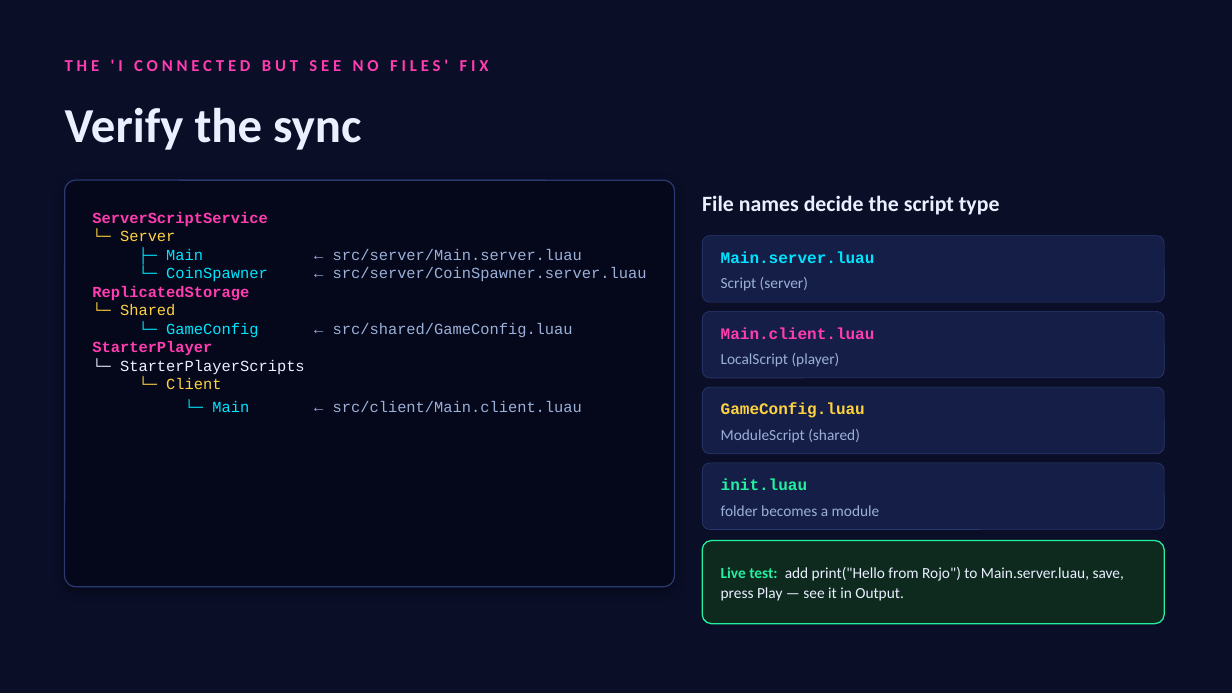
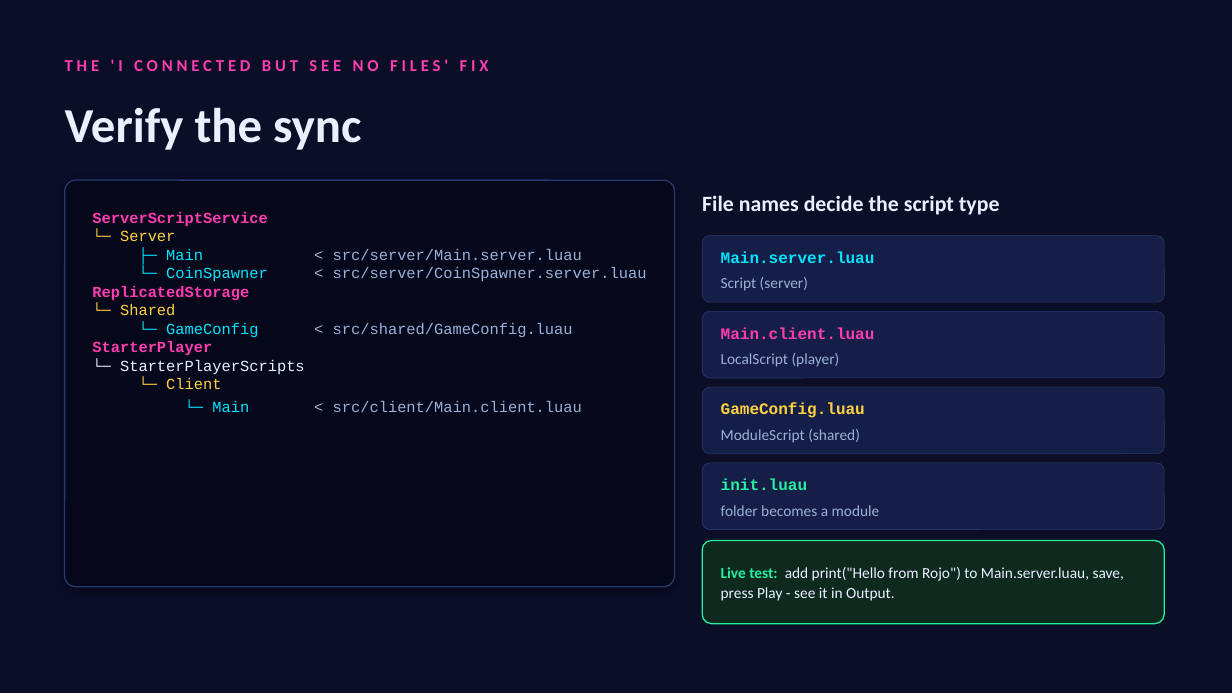
Before and after one commit to charlesb777/roblox_dev, a slide deck: slide 7 of Roblox-Dev-Rig-Setup.pptx. Drawn at 1232x693 pixels with LibreOffice and Linux fonts; fonts in the diff are those of the drawing. Boxes give left, top, right and bottom in pixels: in the first picture for what was removed or moved away, otherwise in the second. Text is boxed around its words. In the diff, an @@ line names an element or a change of style, - is before the commit and + after.

```diff
--- a/Roblox-Dev-Rig-Setup.pptx
+++ b/Roblox-Dev-Rig-Setup.pptx
@@ text at [92, 212, 647, 412]: text changed @@
-ServerScriptService
-└─ Server
-├─ Main ← src/server/Main.server.luau
-└─ CoinSpawner ← src/server/CoinSpawner.server.luau
-ReplicatedStorage
-└─ Shared
-└─ GameConfig ← src/shared/GameConfig.luau
-StarterPlayer
-└─ StarterPlayerScripts
-└─ Client
-└─ Main ← src/client/Main.client.luau
+ServerScriptService
+└─ Server
+├─ Main < src/server/Main.server.luau
+└─ CoinSpawner < src/server/CoinSpawner.server.luau
+ReplicatedStorage
+└─ Shared
+└─ GameConfig < src/shared/GameConfig.luau
+StarterPlayer
+└─ StarterPlayerScripts
+└─ Client
+└─ Main < src/client/Main.client.luau
@@ text at [721, 567, 1124, 601]: text changed @@
-Live test: add print("Hello from Rojo") to Main.server.luau, save, press Play — see it in Output.
+Live test: add print("Hello from Rojo") to Main.server.luau, save, press Play - see it in Output.
```
Also in this commit, not shown: 5 other slides changed, 3 slides added, 2 slides removed, 11 other files.
